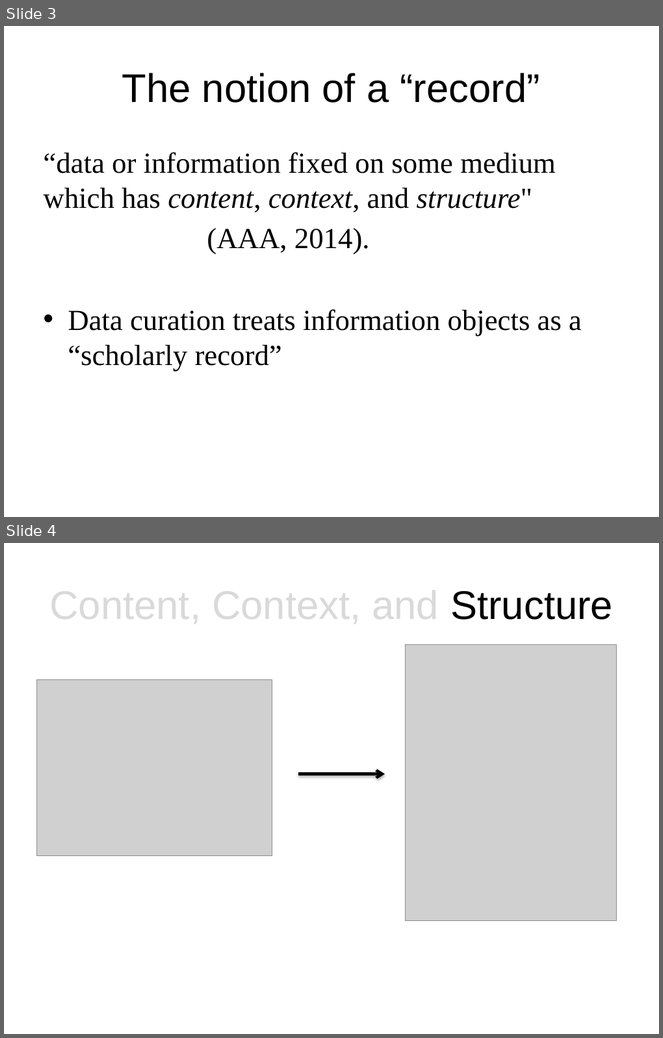
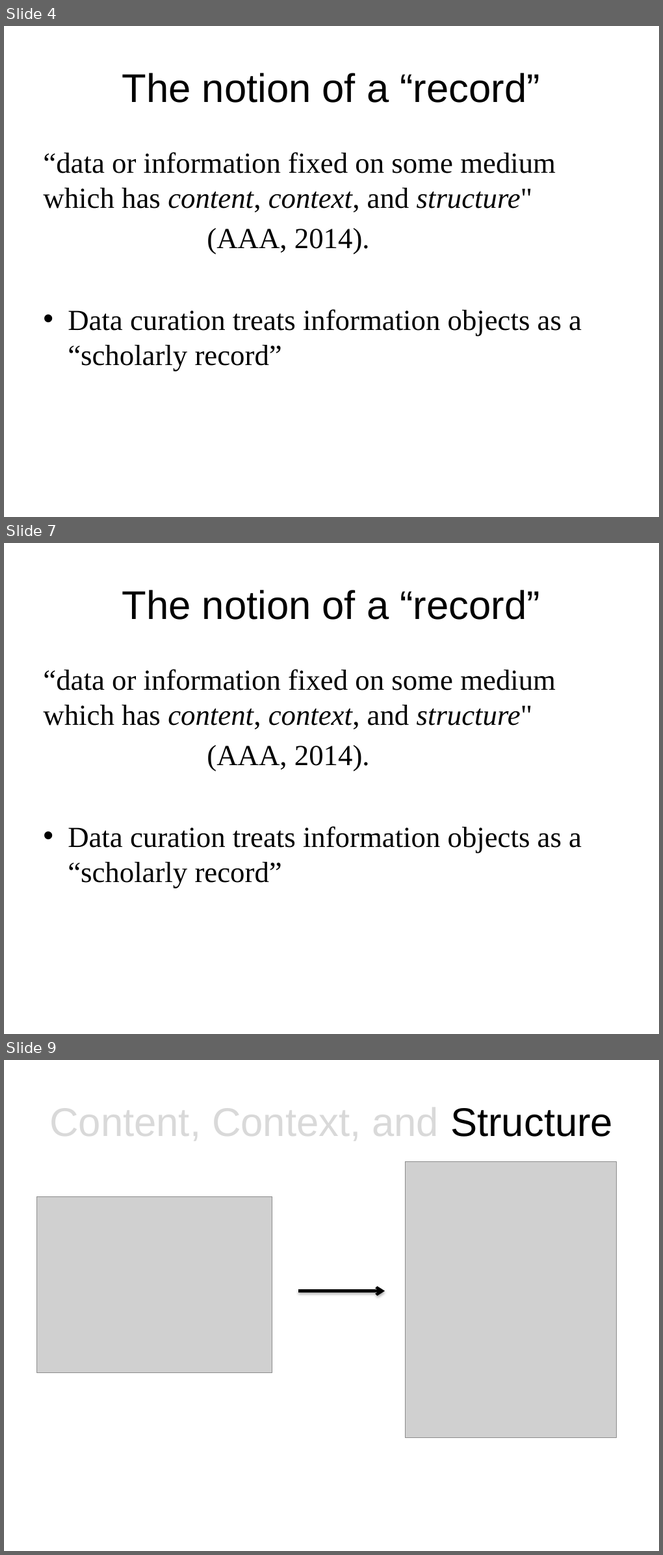
Before and after one commit to DataCurationWorkshop/HongKongCurationWorkshop, a slide deck: Day_1/Lectures/Slides/Day_1_Lecture_Arch.pptx. Shown one above the other, each under a label of ours: slides 3 and 4 before the commit, slides 4, 7 and 9 after it; the slides between them are not shown. The pictures are 663x1038 and 663x1555 pixels, drawn with LibreOffice and Linux fonts; fonts in the diff are those of the drawing; grey boxes stand for pictures; background and template pictures are left out. Boxes give left, top, right and bottom in pixels: in the first picture for what was removed or moved away, otherwise in the second. Text is boxed around its words. In the diff, an @@ line names an element or a change of style, - is before the commit and + after.

```diff
--- a/Day_1/Lectures/Slides/Day_1_Lecture_Arch.pptx
+++ b/Day_1/Lectures/Slides/Day_1_Lecture_Arch.pptx
@@ slide 7 added at (4, 543, 659, 1034), background #FFFFFF @@
@@ title added at (122, 590, 540, 620), 44 pt, text #000000 @@
+The notion of a “record”
@@ text added at (43, 669, 582, 888), 32 pt, text #000000 @@
+“data or information fixed on some medium which has content, context, and structure"
+(AAA, 2014).
+• Data curation treats information objects as a “scholarly record”
@@ what was slide 3 is now slide 4 @@
@@ what was slide 4 is now slide 9 @@
```
Also in this commit, not shown: 2 slides changed, 3 other slides added, 5 other files.
